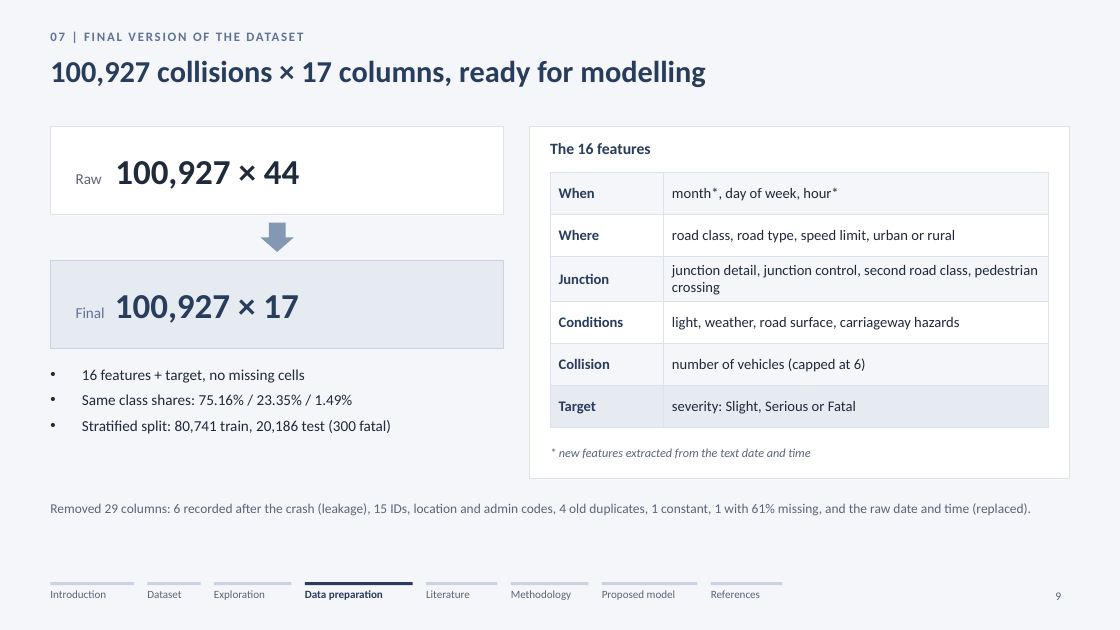
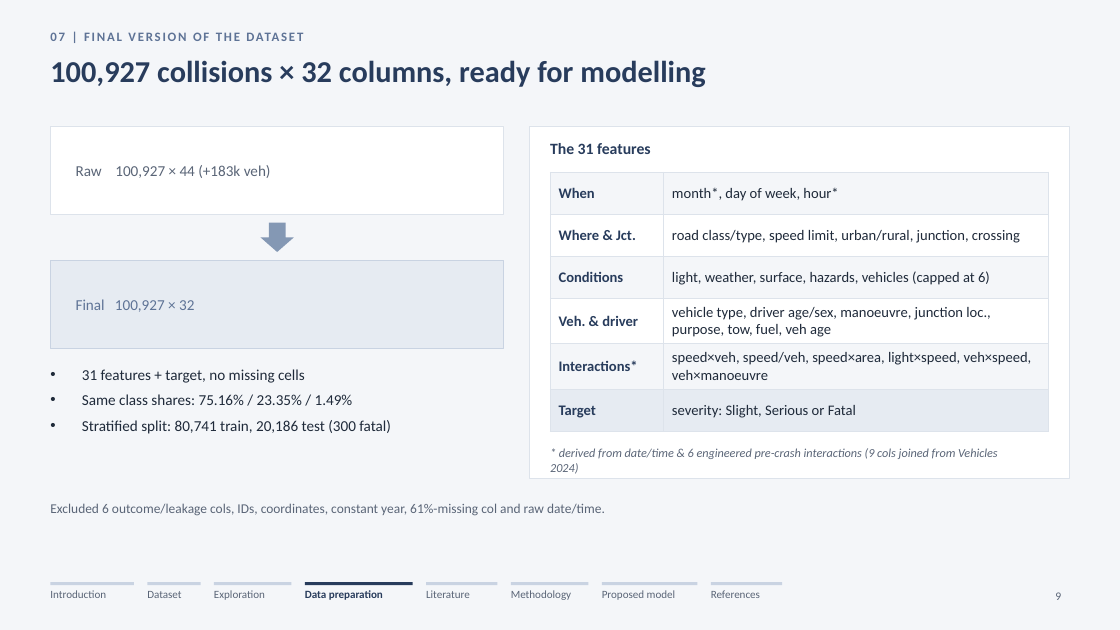
Before and after one commit to Ahmad-AlModhayan/arti205-road-accident-severity, a slide deck: slide 9 of Presentation/ARTI 205 - Group 3 - Project Presentation IAU.pptx. Drawn at 1120x630 pixels with LibreOffice and Linux fonts; fonts in the diff are those of the drawing; background and template pictures are left out. Boxes give left, top, right and bottom in pixels: in the first picture for what was removed or moved away, otherwise in the second. Text is boxed around its words. In the diff, an @@ line names an element or a change of style, - is before the commit and + after.

Commit message:
Rebuild with DfT 2024 vehicles, engineered features, course models, predict CLI, and presentation scripts

```diff
--- a/Presentation/ARTI 205 - Group 3 - Project Presentation IAU.pptx
+++ b/Presentation/ARTI 205 - Group 3 - Project Presentation IAU.pptx
@@ title at (50,60,705,87): text changed @@
-100,927 collisions × 17 columns, ready for modelling
+100,927 collisions × 32 columns, ready for modelling
@@ text at (550,143,651,154): text changed @@
-The 16 features
+The 31 features
@@ text at (76,165,271,178): text changed; size 30 to 13 pt; text colour #1F2A3A to #5A6577; bold off @@
-Raw 100,927 × 44
+Raw 100,927 × 44 (+183k veh)
@@ table at (550,172,1049,422) @@
-row 2, column 1: Where
+row 2, column 1: Where & Jct.
-row 2, column 2: road class, road type, speed limit, urban or rural
+row 2, column 2: road class/type, speed limit, urban/rural, junction, crossing
-row 3, column 1: Junction
+row 3, column 1: Conditions
-row 3, column 2: junction detail, junction control, second road class, pedestrian crossing
+row 3, column 2: light, weather, surface, hazards, vehicles (capped at 6)
-row 4, column 1: Conditions
+row 4, column 1: Veh. & driver
-row 4, column 2: light, weather, road surface, carriageway hazards
+row 4, column 2: vehicle type, driver age/sex, manoeuvre, junction loc., purpose, tow, fuel, veh age
-row 5, column 1: Collision
+row 5, column 1: Interactions*
-row 5, column 2: number of vehicles (capped at 6)
+row 5, column 2: speed×veh, speed/veh, speed×area, light×speed, veh×speed, veh×manoeuvre
@@ text at (76,299,194,312): text changed; size 30 to 13 pt; text colour #283C5C to #5E7396; bold off @@
-Final 100,927 × 17
+Final 100,927 × 32
@@ text at (82,369,305,383): text changed @@
-• 16 features + target, no missing cells
+• 31 features + target, no missing cells
@@ text at (550,448,998,474): text changed @@
-* new features extracted from the text date and time
+* derived from date/time & 6 engineered pre-crash interactions (9 cols joined from Vehicles 2024)
@@ text at (50,503,605,516): text changed @@
-Removed 29 columns: 6 recorded after the crash (leakage), 15 IDs, location and admin codes, 4 old duplicates, 1 constant, 1 with 61% missing, and the raw date and time (replaced).
+Excluded 6 outcome/leakage cols, IDs, coordinates, constant year, 61%-missing col and raw date/time.
```
Also in this commit, not shown: 8 other slides changed, 42 other files.
